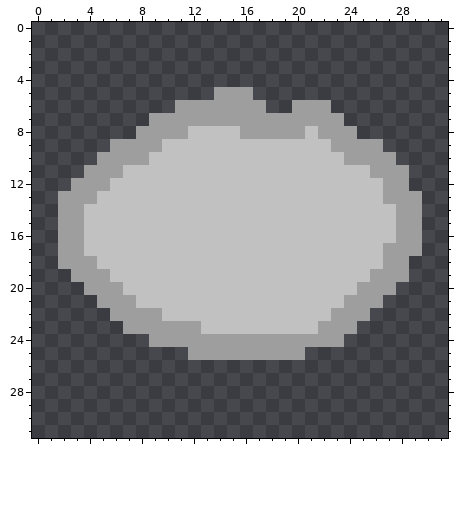
Two states of a pixel-art sprite, SpaceDefender/SpaceDefender/Content/enemies/enemyRocketMissle.png. The first picture shows the starting point.
The file is 32x32 pixels.
Once edited:
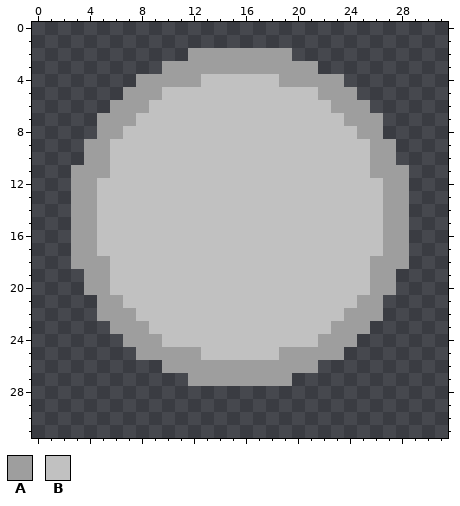
Palette (. is transparent): A #9e9e9e  B #c1c1c1
Difference:
The author put colour A in row 2 at x 12 to 19; in row 3 at x 10 to 21; in row 4 at x 8 to 12 and 19 to 23; in row 5 at x 7 to 9 and 22 to 24; in row 6 at x 6 to 8 and 23 to 25; in row 7 at x 5 to 7 and 24 to 26.
The author put colour A in row 8 at x 5 to 6 and 25 to 26; in row 9 at x 4 to 5 and 27; in row 10 at x 4; in row 11 at x 3; in row 22 at x 5 and 26; in row 23 at x 6 and 25.
The author put colour A in row 24 at x 7 to 8 and 24; in row 25 at x 8 to 11 and 21 to 23; in row 26 at x 10 to 21; in row 27 at x 12 to 19.
Colour B becomes colour A in rows 14 to 16 at x 4 and 27; in row 17 at x 4; in row 18 at x 5 and 26.
The author put colour B in row 4 at x 13 to 18; in row 5 at x 10 to 13 and 17 to 21; in row 6 at x 9 to 10 and 18 to 19; in row 7 at x 8; in row 8 at x 7.
Colour A becomes colour B in row 5 at x 14 to 16; in row 6 at x 11 to 17 and 20 to 22; in row 7 at x 9 to 23; in row 8 at x 8 to 11, 16 to 20 and 22 to 24; in row 9 at x 6 to 9 and 23 to 25; in row 10 at x 6 to 8 and 24 to 25.
Colour A becomes colour B in row 11 at x 6; in row 12 at x 5; in row 20 at x 6 and 25; in row 21 at x 7 and 24; in row 22 at x 8 to 9 and 23; in row 23 at x 9 to 12 and 22.
Colour A becomes colour B in row 24 at x 10 to 21; in row 25 at x 13 to 18.
Colour A is gone in rows 13 to 17 at x 2 and 29; in row 18 at x 2; in row 19 at x 3 and 28.
Pixel boxes of the changes (left, top, right, bottom) in both pictures:
changed: (58, 48, 422, 386)
